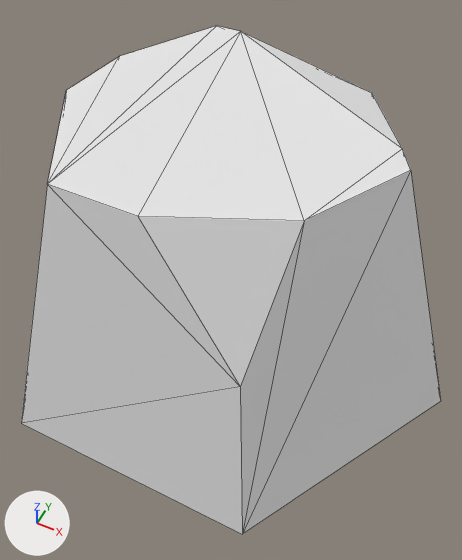
The OBJ model DynamicLab/Assets/Nature Kit/Models/OBJ format/rock_smallD.obj, before and after one commit.
Camera for both pictures: a camera (50 mm lens) standing at (0.18, -0.352, 0.497) and looking at (0.017, -0.025, 0.089). The axes (+X, +Y, +Z) are drawn at lower left. The lights are the same throughout. The first picture is the older version. Mesh edges are drawn as thin lines. Where no turn or scale is listed for an object, it has been applied to the vertices.

The first picture shows 'rock_smallD'.
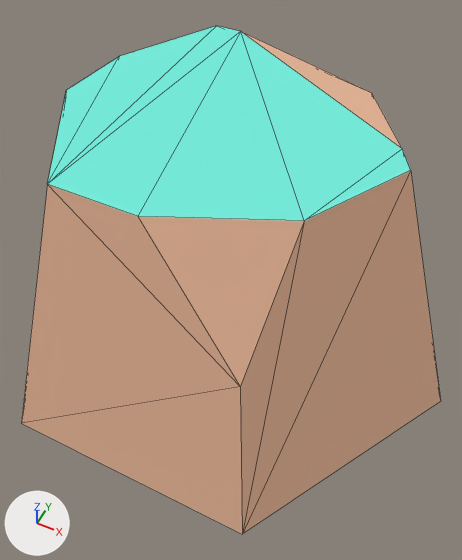
What differs and where, as boxes (x1, y1, x2, y2) in the pictures (462 x 560 px):
'rock_smallD', recoloured: (21, 26, 441, 534) in both

What changed in the scene script:
```text
Change mat_grass:
    mat_grass.base_color: (0.8, 0.8, 0.8) -> (0.173, 0.847, 0.722)  # white #e7e7e7 -> cyan #73eddd
Change mat_dirt:
    mat_dirt.base_color: (0.8, 0.8, 0.8) -> (0.886, 0.514, 0.341)  # white #e7e7e7 -> beige #f2be9e
```
